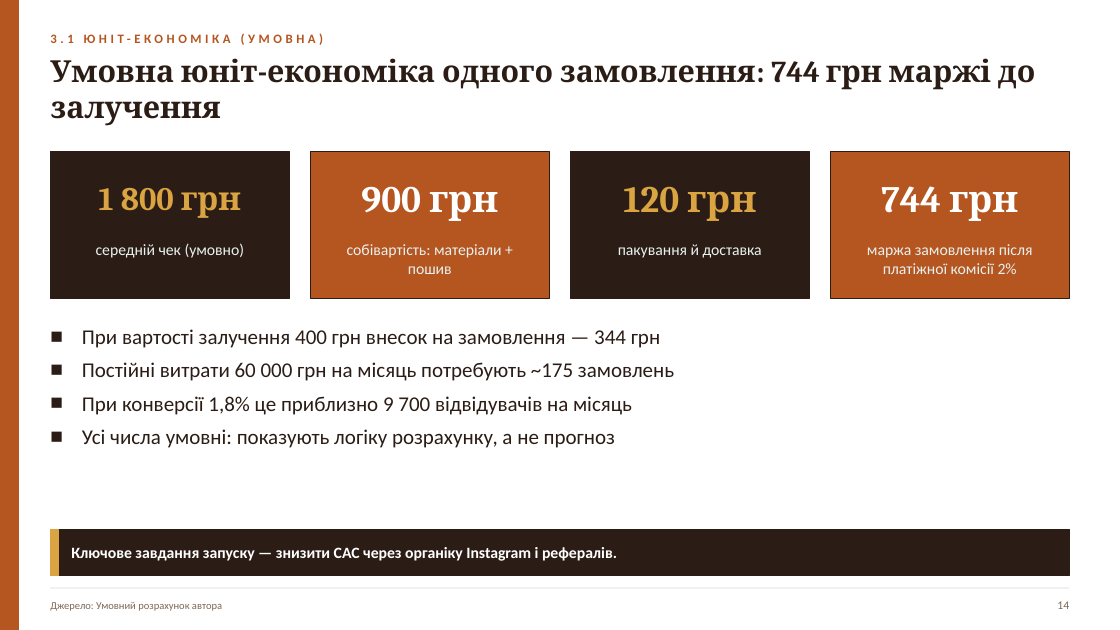
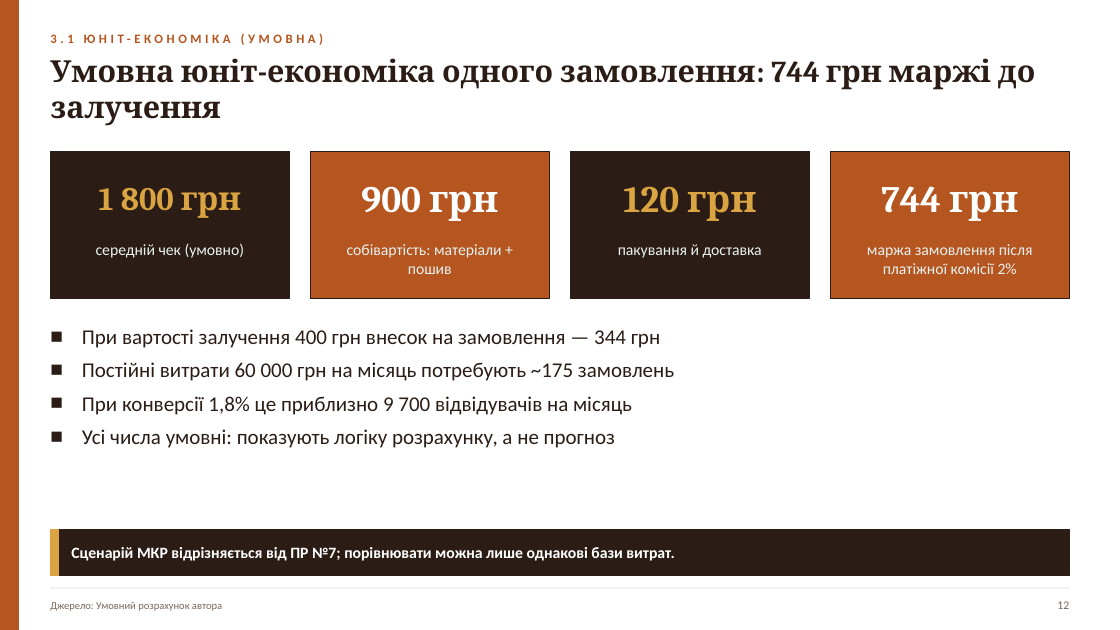
Before and after one commit to Storozh-007/anya-tasks, a slide deck: slide 12 of files/e-commerce/Брушневська_Анна_ЕК_МКР_варіант_3.pptx (slide 14 before the commit). Drawn at 1120x630 pixels with LibreOffice and Linux fonts; fonts in the diff are those of the drawing. Boxes give left, top, right and bottom in pixels: in the first picture for what was removed or moved away, otherwise in the second. Text is boxed around its words. In the diff, an @@ line names an element or a change of style, - is before the commit and + after.

```diff
--- a/files/e-commerce/Брушневська_Анна_ЕК_МКР_варіант_3.pptx
+++ b/files/e-commerce/Брушневська_Анна_ЕК_МКР_варіант_3.pptx
@@ text at (71,547,674,561): text changed @@
-Ключове завдання запуску — знизити CAC через органіку Instagram і рефералів.
+Сценарій МКР відрізняється від ПР №7; порівнювати можна лише однакові бази витрат.
@@ text at (1057,601,1069,609): text changed @@
-14
+12
```
Also in this commit, not shown: 15 other slides changed, 3 slides removed, 17 other files.
